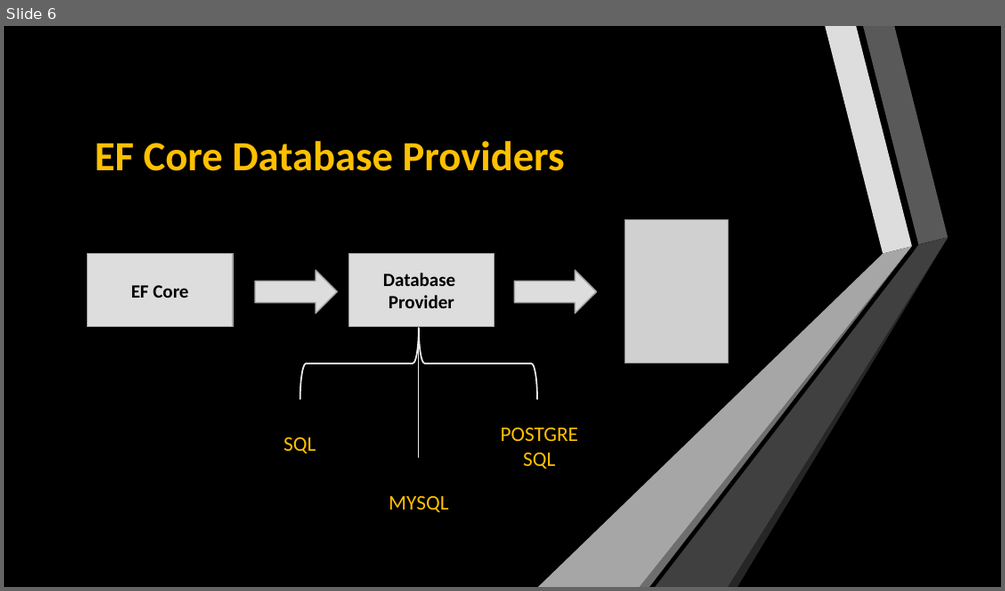
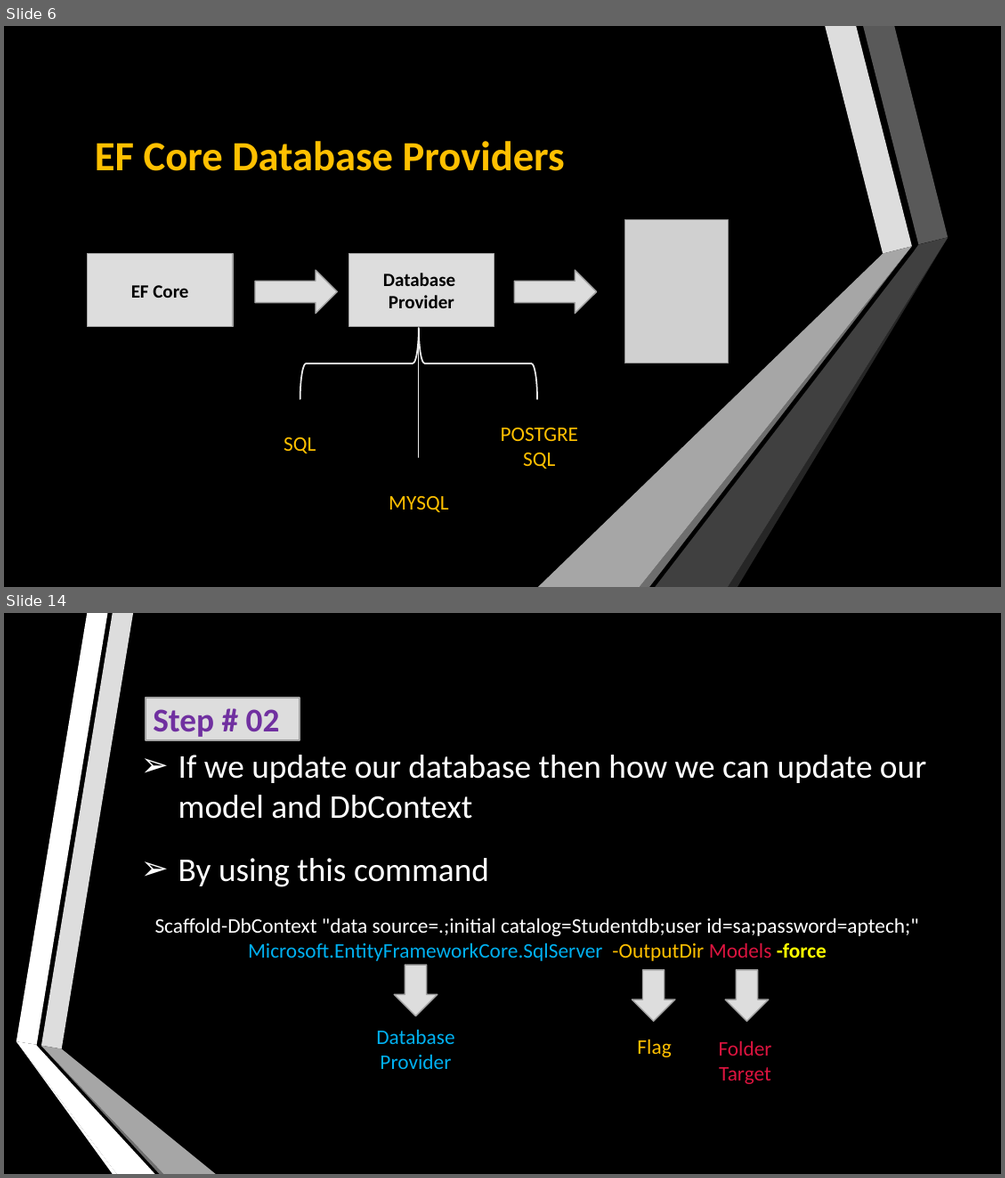
Before and after one commit to Marium-Younus/ASP_MVC_Core, a slide deck: PowerPoint Presentation/Entity Framework ASP.NET Core.pptx. Shown one above the other, each under a label of ours: slide 6 before the commit, slides 6 and 14 after it; the slides between them are not shown. The pictures are 1005x591 and 1005x1178 pixels, drawn with LibreOffice and Linux fonts; fonts in the diff are those of the drawing; grey boxes stand for pictures. Boxes give left, top, right and bottom in pixels: in the first picture for what was removed or moved away, otherwise in the second. Text is boxed around its words. In the diff, an @@ line names an element or a change of style, - is before the commit and + after.

```diff
--- a/PowerPoint Presentation/Entity Framework ASP.NET Core.pptx
+++ b/PowerPoint Presentation/Entity Framework ASP.NET Core.pptx
@@ slide 14 added at (x1=4, y1=613, x2=1001, y2=1174), background #000000; not listed: 6 template elements that a slide beside it also shows @@
@@ rectangle added at (x1=146, y1=698, x2=299, y2=741), fill #DDDDDD, outline #A3A3A3 1.25 pt, 32 pt, text #7030A0, bold @@
+Step # 02
@@ text added at (x1=178, y1=755, x2=926, y2=819), 32 pt, text #FFFFFF @@
+➢ If we update our database then how we can update our model and DbContext
@@ text added at (x1=178, y1=858, x2=489, y2=887), 32 pt, text #FFFFFF @@
+➢ By using this command
@@ text added at (x1=155, y1=917, x2=918, y2=961), 20 pt, text #FFFFFF @@
+Scaffold-DbContext "data source=.;initial catalog=Studentdb;user id=sa;password=aptech;" Microsoft.EntityFrameworkCore.SqlServer -OutputDir Models -force
@@ down arrow added at (x1=395, y1=965, x2=437, y2=1015), fill #DDDDDD, outline #A3A3A3 1.25 pt @@
@@ down arrow added at (x1=632, y1=970, x2=676, y2=1021), fill #DDDDDD, outline #A3A3A3 1.25 pt @@
@@ down arrow added at (x1=726, y1=970, x2=769, y2=1021), fill #DDDDDD, outline #A3A3A3 1.25 pt @@
@@ text added at (x1=376, y1=1029, x2=454, y2=1069), 20 pt, text #00B0F0 @@
+Database Provider
@@ text added at (x1=637, y1=1038, x2=671, y2=1057), 20 pt, text #FFC000 @@
+Flag
@@ text added at (x1=719, y1=1040, x2=772, y2=1084), 20 pt, text #DC143F @@
+Folder Target
```
Also in this commit, not shown: 9 other slides added.
